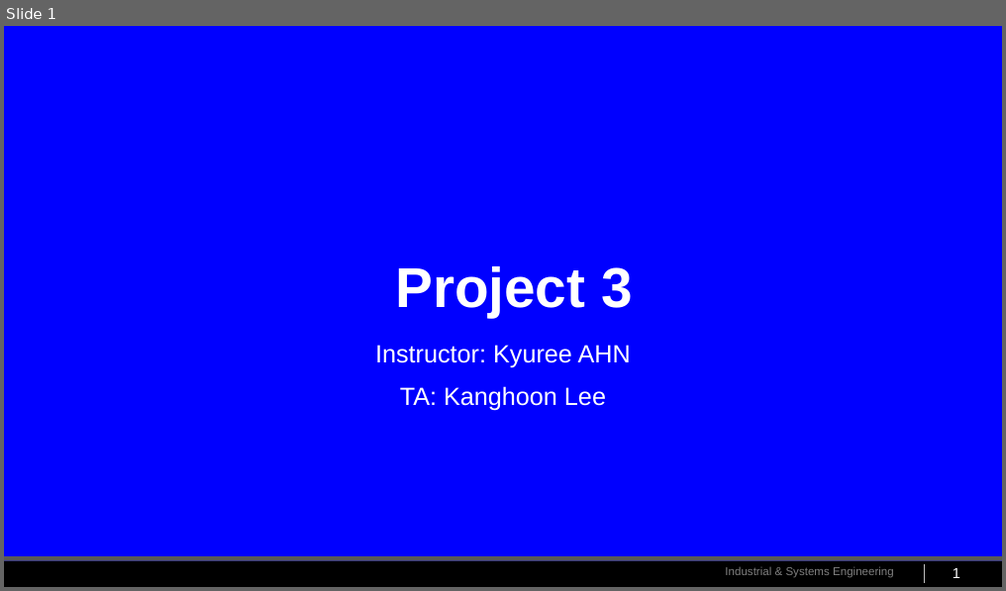
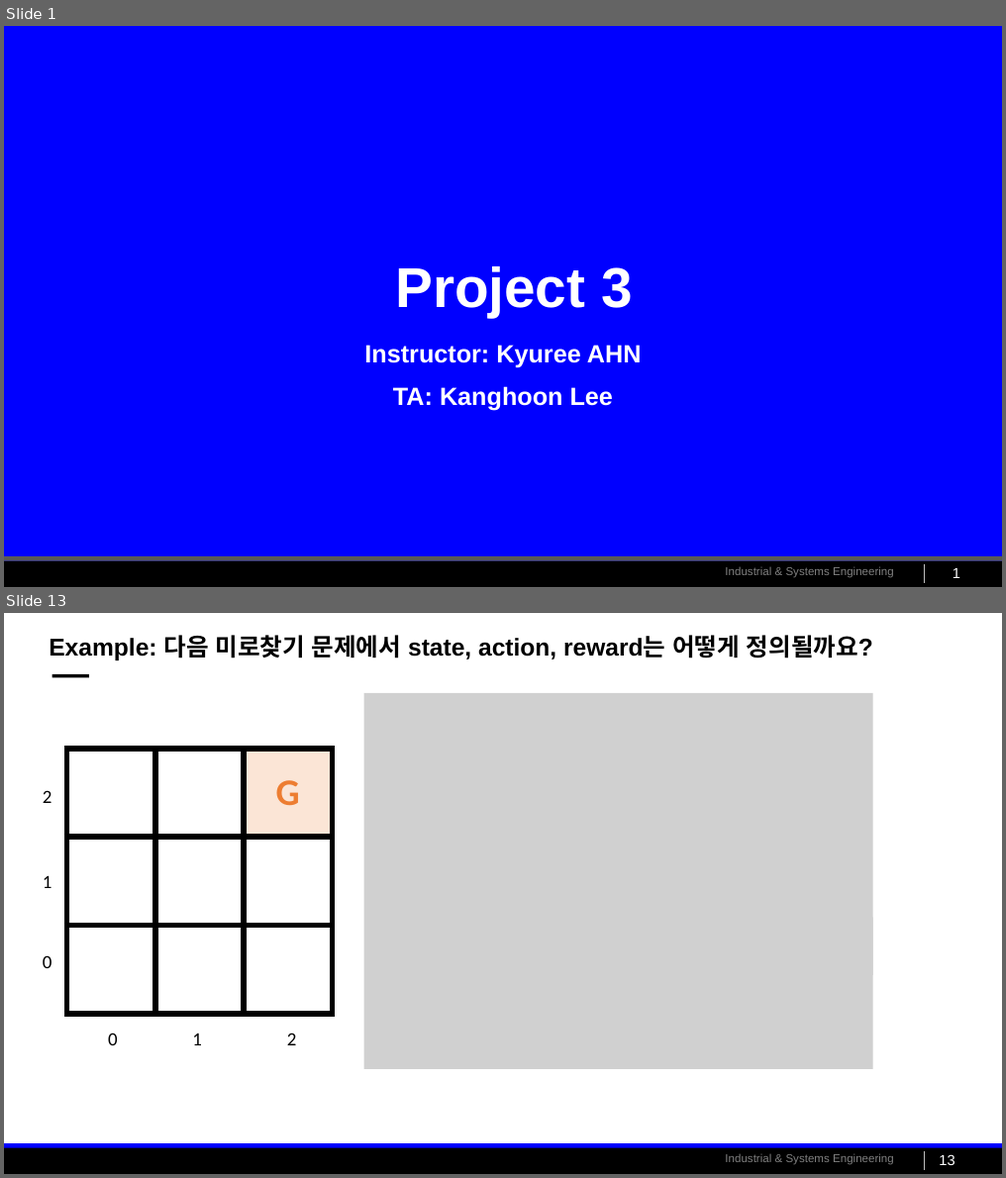
Before and after one commit to cu-rie/gym-poly-reactor-rl, a slide deck: tutorial/Project3_review.pptx. Shown one above the other, each under a label of ours: slide 1 before the commit, slides 1 and 13 after it; the slides between them are not shown. The pictures are 1006x591 and 1006x1178 pixels, drawn with LibreOffice and Linux fonts; fonts in the diff are those of the drawing; grey boxes stand for pictures; background and template pictures are left out. Boxes give left, top, right and bottom in pixels: in the first picture for what was removed or moved away, otherwise in the second. Text is boxed around its words. In the diff, an @@ line names an element or a change of style, - is before the commit and + after.

```diff
--- a/tutorial/Project3_review.pptx
+++ b/tutorial/Project3_review.pptx
@@ slide 13 added at bbox=[4, 613, 1002, 1174], background #FFFFFF; not listed: 4 template elements that a slide beside it also shows @@
@@ title added at bbox=[49, 635, 873, 661], 23.4 pt, text #000000, bold @@
+Example: 다음 미로찾기 문제에서 state, action, reward는 어떻게 정의될까요?
@@ rectangle added at bbox=[52, 674, 88, 678], fill #000000 @@
@@ picture added at bbox=[364, 693, 873, 1069] @@
@@ table added at bbox=[67, 749, 332, 1014], 3 rows, 3 columns @@
+ |  | G
+ |  | 
+ |  | 
@@ text added at bbox=[43, 790, 53, 803], 18 pt, text #000000 @@
+2
@@ text added at bbox=[43, 875, 53, 888], 18 pt, text #000000 @@
+1
@@ picture added at bbox=[846, 918, 873, 975] @@
@@ text added at bbox=[43, 956, 53, 968], 18 pt, text #000000 @@
+0
@@ text added at bbox=[108, 1033, 118, 1046], 18 pt, text #000000 @@
+0
@@ text added at bbox=[192, 1034, 202, 1046], 18 pt, text #000000 @@
+1
@@ text added at bbox=[287, 1033, 297, 1046], 18 pt, text #000000 @@
+2
@@ page number added at bbox=[939, 1155, 954, 1165], 14 pt, text #FFFFFF @@
+13
@@ slide 1 changed as well @@
@@ subtitle "Instructor: Kyuree AHN" at bbox=[364, 345, 642, 411]: bold on @@
```
Also in this commit, not shown: 3 other slides changed, 24 other slides added, 2 other files.
